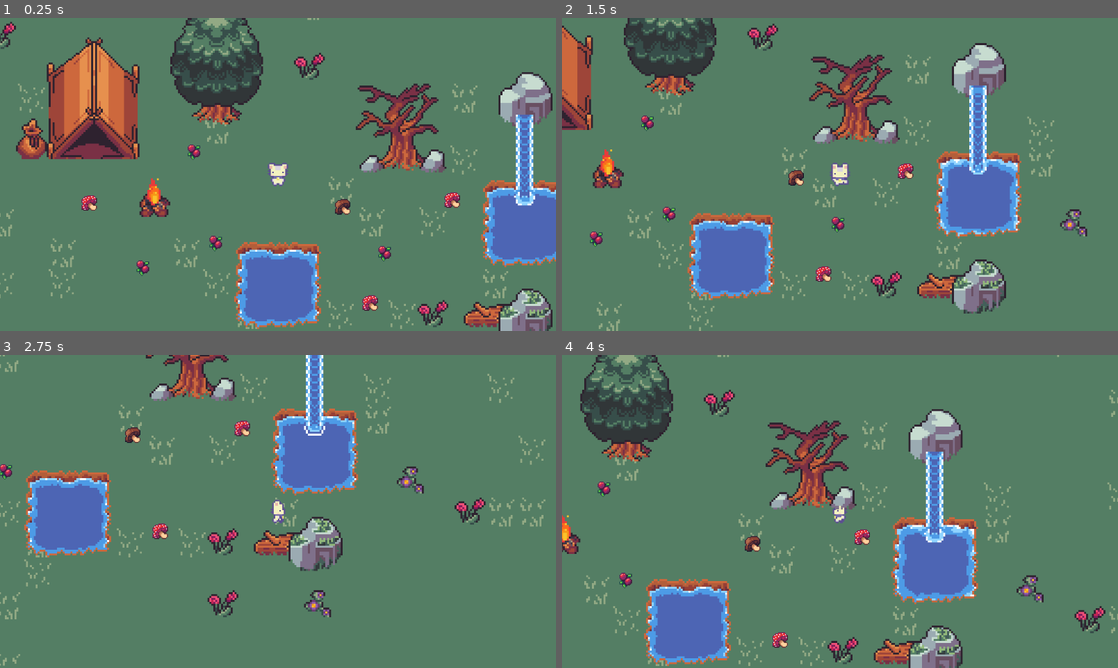
Above: before the commit, frames 1-4 (two rows, left to right).
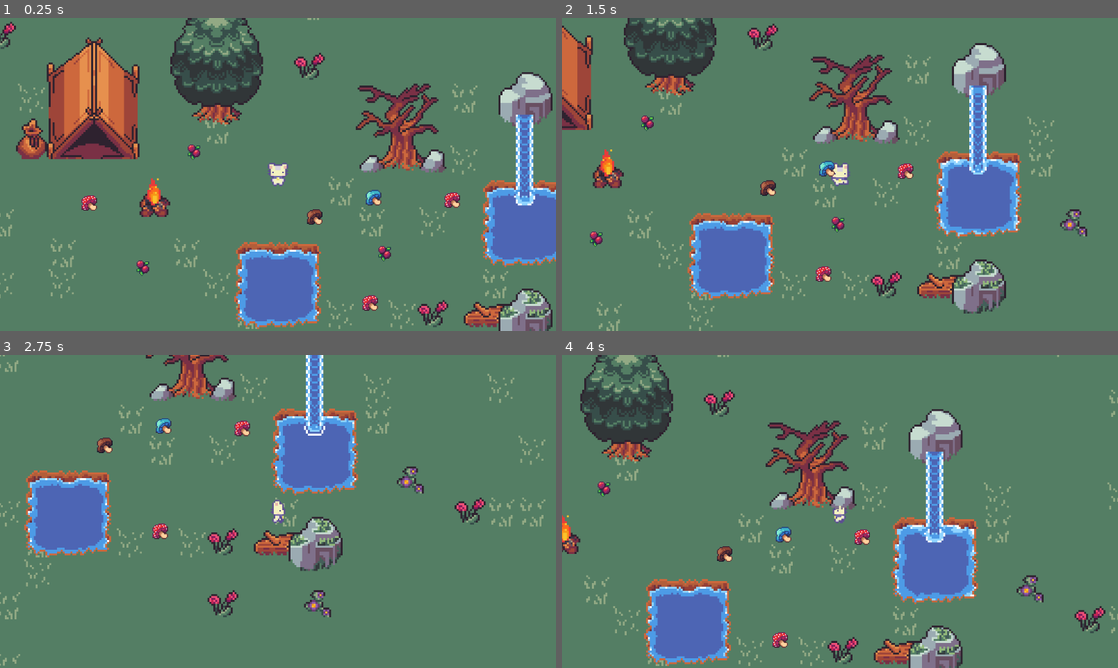
Above: after the commit, the same moments.

Repository: emmadilemma320/EdenEmGame
Game: Godot game, scene res://Scenes/world.tscn
Same seed, same stepped clock (60 frames per second), same inputs: the game is played once before the commit and once after it.
Inputs:
- Up to frame 1 (0.25 s): no input
- Up to frame 2 (1.5 s): hold D (move_right) 0.53-1.28 s; hold S (move_down) from 1.28 s (still down)
- Up to frame 3 (2.75 s): release S (move_down) at 2.03 s; hold D (move_right) from 2.03 s (still down)
- Up to frame 4 (4 s): release D (move_right) at 2.78 s; hold W (move_up) 2.78-3.53 s; hold A (move_left) from 3.53 s (still down)

The runs differ from the first frame. In frame 1, 0.5% of the frame differs, in the area x 37-69%, y 54-75%; in frame 2, 0.5%; in frame 3, 0.5%; in frame 4, 0.5%.

Commit message:
collectables

Diff:
--- /dev/null
+++ b/Resources/Inventory/Collectables/blue_mushroom.tres
@@ -0,0 +1,14 @@
+[gd_resource type="Resource" script_class="InventoryCollectable" load_steps=4 format=3 uid="uid://bgj37gwro8u7o"]
+
+[ext_resource type="Script" uid="uid://4tdjcv0tju4u" path="res://Scripts/Inventory/inventory_collectable.gd" id="1_vcvgg"]
+[ext_resource type="Texture2D" uid="uid://bi1h2daaue5u1" path="res://Assets/Items/Tiny Wonder Forest items&objects/objects.png" id="2_e0p21"]
+
+[sub_resource type="AtlasTexture" id="AtlasTexture_gt55w"]
+atlas = ExtResource("2_e0p21")
+region = Rect2(32, 32, 16, 16)
+
+[resource]
+script = ExtResource("1_vcvgg")
+name = "blue mushroom"
+texture = SubResource("AtlasTexture_gt55w")
+metadata/_custom_type_script = "uid://4tdjcv0tju4u"
--- /dev/null
+++ b/Scenes/Inventory/Collectables/blue_mushroom.tscn
@@ -0,0 +1,17 @@
+[gd_scene load_steps=3 format=3 uid="uid://f5w26t330phg"]
+
+[ext_resource type="Script" uid="uid://cxtk2444lcams" path="res://Scripts/Inventory/Collectables/blue_mushroom.gd" id="1_uxgs1"]
+[ext_resource type="Texture2D" uid="uid://bi1h2daaue5u1" path="res://Assets/Items/Tiny Wonder Forest items&objects/objects.png" id="3_38whw"]
+
+[node name="blue_mushroom" type="Area2D"]
+script = ExtResource("1_uxgs1")
+metadata/_custom_type_script = "uid://xj01qcntyrh3"
+
+[node name="Sprite2D" type="Sprite2D" parent="."]
+position = Vector2(0, 1)
+scale = Vector2(2, 2)
+texture = ExtResource("3_38whw")
+region_enabled = true
+region_rect = Rect2(32, 32, 16, 16)
+
+[connection signal="body_entered" from="." to="." method="_on_body_entered"]
--- a/Scenes/Inventory/Collectables/brown_mushroom.tscn
+++ b/Scenes/Inventory/Collectables/brown_mushroom.tscn
@@ -1,23 +1,20 @@
 [gd_scene load_steps=4 format=3 uid="uid://cn57b6aygbfid"]
 
 [ext_resource type="Script" uid="uid://0ejbppbifyc2" path="res://Scripts/Inventory/Collectables/brown_mushroom.gd" id="1_58olg"]
-[ext_resource type="Texture2D" uid="uid://bi1h2daaue5u1" path="res://Assets/Items/Tiny Wonder Forest items&objects/objects.png" id="2_58olg"]
-
-[sub_resource type="CircleShape2D" id="CircleShape2D_mnx8w"]
-radius = 15.0
+[ext_resource type="Resource" uid="uid://c0d3t84xdr1mh" path="res://Resources/Inventory/Collectables/brown_mushroom.tres" id="2_58olg"]
+[ext_resource type="Texture2D" uid="uid://bi1h2daaue5u1" path="res://Assets/Items/Tiny Wonder Forest items&objects/objects.png" id="3_mnx8w"]
 
 [node name="BrownMushroom" type="Area2D"]
 script = ExtResource("1_58olg")
+inventory_self = ExtResource("2_58olg")
+collection_message = "\"brown mushroom\""
 metadata/_custom_type_script = "uid://xj01qcntyrh3"
 
 [node name="Sprite2D" type="Sprite2D" parent="."]
 position = Vector2(0, 1)
 scale = Vector2(2, 2)
-texture = ExtResource("2_58olg")
+texture = ExtResource("3_mnx8w")
 region_enabled = true
 region_rect = Rect2(48, 32, 16, 16)
 
-[node name="CollisionShape2D" type="CollisionShape2D" parent="."]
-shape = SubResource("CircleShape2D_mnx8w")
-
 [connection signal="body_entered" from="." to="." method="_on_body_entered"]
--- a/Scenes/Inventory/berry_alt.tscn
+++ /dev/null
@@ -1,26 +0,0 @@
-[gd_scene load_steps=5 format=3 uid="uid://c5eb58vw74dsq"]
-
-[ext_resource type="Script" uid="uid://cbblpe3un7tqm" path="res://berry_alt.gd" id="1_cajga"]
-[ext_resource type="Texture2D" uid="uid://bi1h2daaue5u1" path="res://Assets/Items/Tiny Wonder Forest items&objects/objects.png" id="2_ij1w1"]
-[ext_resource type="Resource" uid="uid://dd43r8tv6ltxe" path="res://Resources/Inventory/Collectables/berry.tres" id="2_wa6yd"]
-
-[sub_resource type="CircleShape2D" id="CircleShape2D_wa6yd"]
-radius = 15.0
-
-[node name="berry_alt" type="Area2D"]
-script = ExtResource("1_cajga")
-inventory_self = ExtResource("2_wa6yd")
-collection_message = "berry at"
-metadata/_custom_type_script = "uid://xj01qcntyrh3"
-
-[node name="Sprite2D" type="Sprite2D" parent="."]
-position = Vector2(0, 1)
-scale = Vector2(2, 2)
-texture = ExtResource("2_ij1w1")
-region_enabled = true
-region_rect = Rect2(16, 32, 16, 16)
-
-[node name="CollisionShape2D" type="CollisionShape2D" parent="."]
-shape = SubResource("CircleShape2D_wa6yd")
-
-[connection signal="body_entered" from="." to="." method="_on_body_entered"]
--- a/Scenes/world.tscn
+++ b/Scenes/world.tscn
@@ -5,7 +5,7 @@
 [ext_resource type="PackedScene" uid="uid://duspkatahqr5f" path="res://Scenes/Inventory/Collectables/berry.tscn" id="3_5a7ea"]
 [ext_resource type="PackedScene" uid="uid://cuvkdvt7q060h" path="res://Scenes/Inventory/Collectables/amanita.tscn" id="4_8j60k"]
 [ext_resource type="PackedScene" uid="uid://cn57b6aygbfid" path="res://Scenes/Inventory/Collectables/brown_mushroom.tscn" id="6_5ukr8"]
-[ext_resource type="PackedScene" uid="uid://c5eb58vw74dsq" path="res://Scenes/Inventory/berry_alt.tscn" id="6_o06y3"]
+[ext_resource type="PackedScene" uid="uid://f5w26t330phg" path="res://Scenes/Inventory/Collectables/blue_mushroom.tscn" id="6_o06y3"]
 
 [node name="World" type="Node2D"]
 
@@ -52,8 +52,8 @@
 [node name="Amanita3" parent="Collectables" instance=ExtResource("4_8j60k")]
 position = Vector2(311, 177)
 
-[node name="BrownMushroom" parent="Collectables" instance=ExtResource("6_5ukr8")]
-position = Vector2(254, -22)
+[node name="blue_mushroom" parent="." instance=ExtResource("6_o06y3")]
+position = Vector2(772, 374)
 
-[node name="berry_alt" parent="." instance=ExtResource("6_o06y3")]
-position = Vector2(444, 469)
+[node name="BrownMushroom" parent="." instance=ExtResource("6_5ukr8")]
+position = Vector2(650, 414)
--- /dev/null
+++ b/Scripts/Inventory/Collectables/blue_mushroom.gd
@@ -0,0 +1,4 @@
+extends CollectableItem
+
+func _ready() -> void:
+	inventory_self = preload("res://Resources/Inventory/Collectables/blue_mushroom.tres")
--- a/Scripts/Inventory/Collectables/brown_mushroom.gd
+++ b/Scripts/Inventory/Collectables/brown_mushroom.gd
@@ -2,4 +2,3 @@
 
 func _ready() -> void:
 	inventory_self = preload("res://Resources/Inventory/Collectables/brown_mushroom.tres")
-	collection_message = "berry "
--- a/Scripts/Inventory/collectable_item.gd
+++ b/Scripts/Inventory/collectable_item.gd
@@ -2,9 +2,17 @@
 
 @export var inventory_self: InventoryCollectable
 @export var collection_message: String
+var collision = CollisionShape2D.new()
+#var sprite = Sprite2D.new()
 
+func _init() -> void:
+	collision.shape = CircleShape2D.new()
+	collision.shape.radius = 4.0
+	add_child(collision)
+
+	#sprite.texture = inventory_self.texture
+	#add_child(sprite)
 
 func _on_body_entered(body: Node2D) -> void:
-	print(collection_message)
 	body.collect(inventory_self)
 	queue_free()
--- a/berry_alt.gd
+++ /dev/null
@@ -1,11 +0,0 @@
-extends CollectableItem
-
-
-# Called when the node enters the scene tree for the first time.
-func _ready() -> void:
-	pass # Replace with function body.
-
-
-# Called every frame. 'delta' is the elapsed time since the previous frame.
-func _process(delta: float) -> void:
-	pass
Not shown, changed: Documentation/InventoryLayout.txt
Not shown, added: Scripts/Inventory/Collectables/blue_mushroom.gd.uid
Not shown, removed: berry_alt.gd.uid
